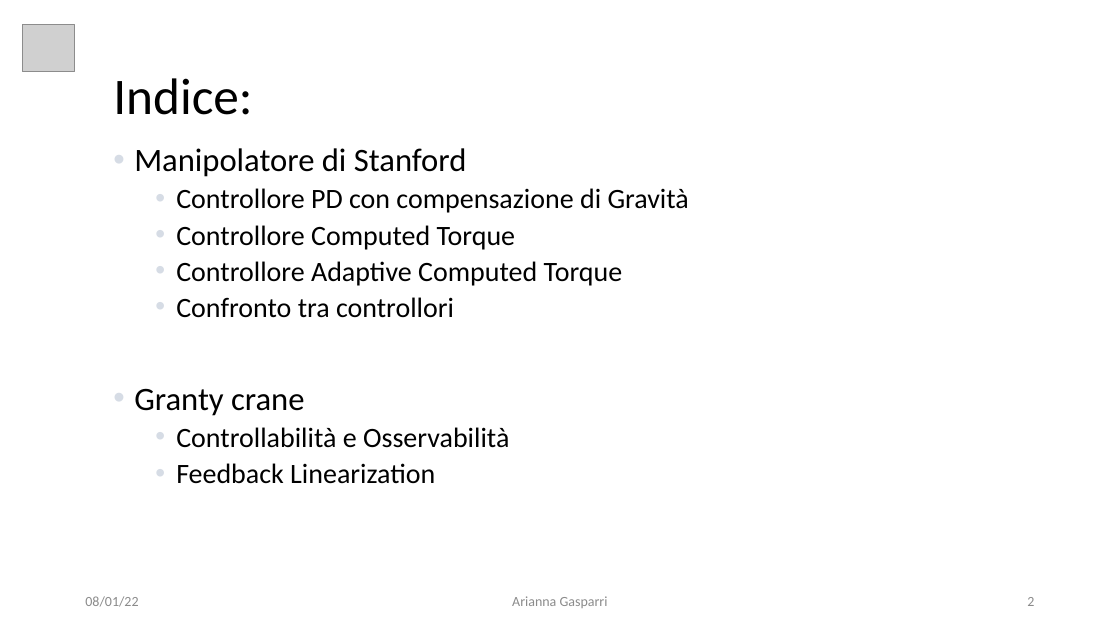
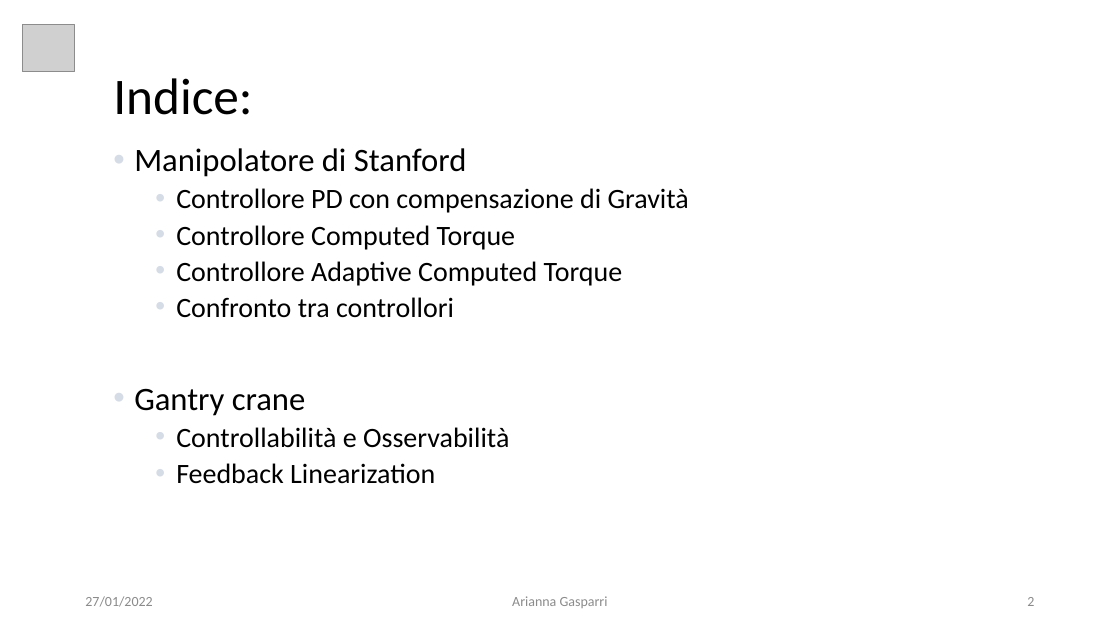
Before and after one commit to giga487/BicchiGas, a slide deck: slide 2 of Relazione/Presentazione.pptx. Drawn at 1120x630 pixels with LibreOffice and Linux fonts; fonts in the diff are those of the drawing; grey boxes stand for pictures. Boxes give left, top, right and bottom in pixels: in the first picture for what was removed or moved away, otherwise in the second. Text is boxed around its words. In the diff, an @@ line names an element or a change of style, - is before the commit and + after.

```diff
--- a/Relazione/Presentazione.pptx
+++ b/Relazione/Presentazione.pptx
@@ text at (134,388,305,416): text changed @@
-• Granty crane
+• Gantry crane
@@ text at (85,596,152,607): text changed @@
-08/01/22
+27/01/2022
```
Also in this commit, not shown: 37 other slides changed, 1 slide added, 1 other file.
